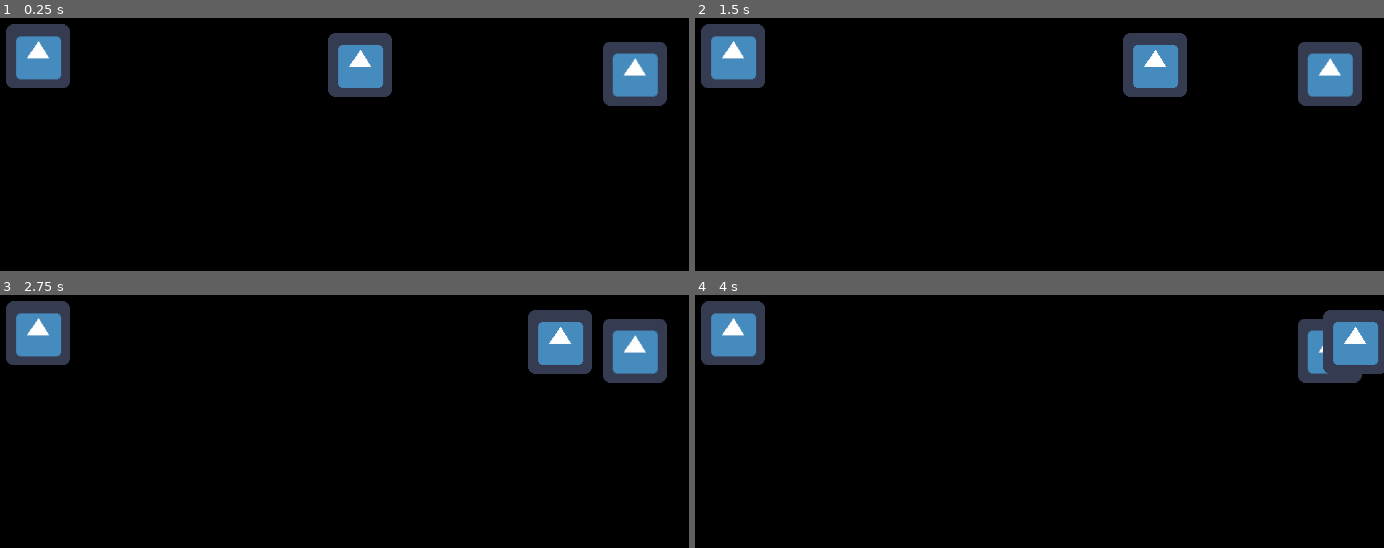
Above: before the commit, frames 1-4 (two rows, left to right).
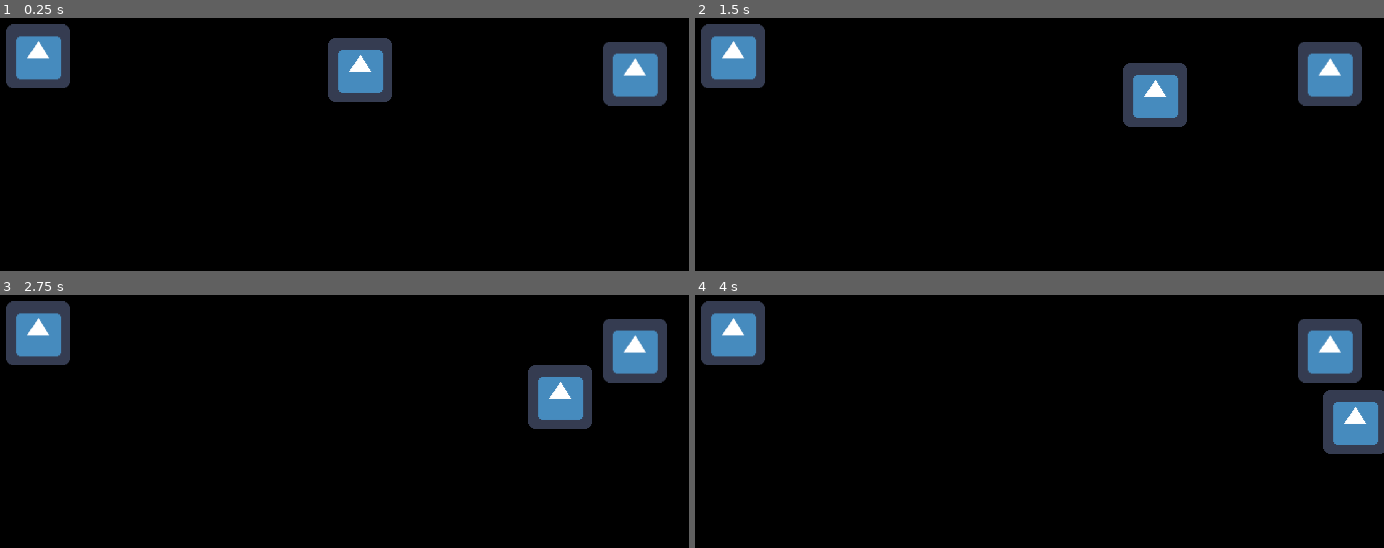
Above: after the commit, the same moments.

Repository: jaek/godot_pong
Game: Godot game, scene res://pong.tscn
Same seed, same stepped clock (60 frames per second), same inputs: the game is played once before the commit and once after it. The engine's default icon, where the game draws it, is replaced by a stand-in: a white triangle on a blue panel in a dark square.
Inputs:
- Up to frame 1 (0.25 s): no input
- Up to frame 2 (1.5 s): no input
- Up to frame 3 (2.75 s): no input
- Up to frame 4 (4 s): no input

The runs differ from the first frame. In frame 1, 0.7% of the frame differs, in the area x 47-57%, y 5-34%; in frame 2, 2.8%; in frame 3, 4.0%, in the area x 76-86%, y 5-53%; in frame 4, 4.0%.

Commit message:
ball/boundary physics

Diff:
--- a/pong.gd
+++ b/pong.gd
@@ -7,14 +7,21 @@
 #variables
 var screen_size
 var pad_size
-var direction = Vector2(1.0, 0.0)
+var direction = Vector2(1.0, 0.25)
 var ball_speed = INITIAL_BALL_SPEED
 
 func _ready():
 	screen_size = get_viewport_rect().size
 	pad_size = get_node("left").get_texture().get_size()
+	print(screen_size)
 
 func _process(delta):
 	var ball_pos = get_node("ball").get_position()
 	ball_pos += direction * ball_speed * delta
 	get_node("ball").set_position(ball_pos)
+	print(ball_pos.x)
+
+	if ((ball_pos.x < 0 and direction.x < 0) or (ball_pos.x > screen_size.x and direction.x > 0)):
+		direction.x = -direction.x
+	if ((ball_pos.y < 0 and direction.y < 0) or (ball_pos.y > screen_size.y and direction.y > 0)):
+		direction.y = -direction.y
